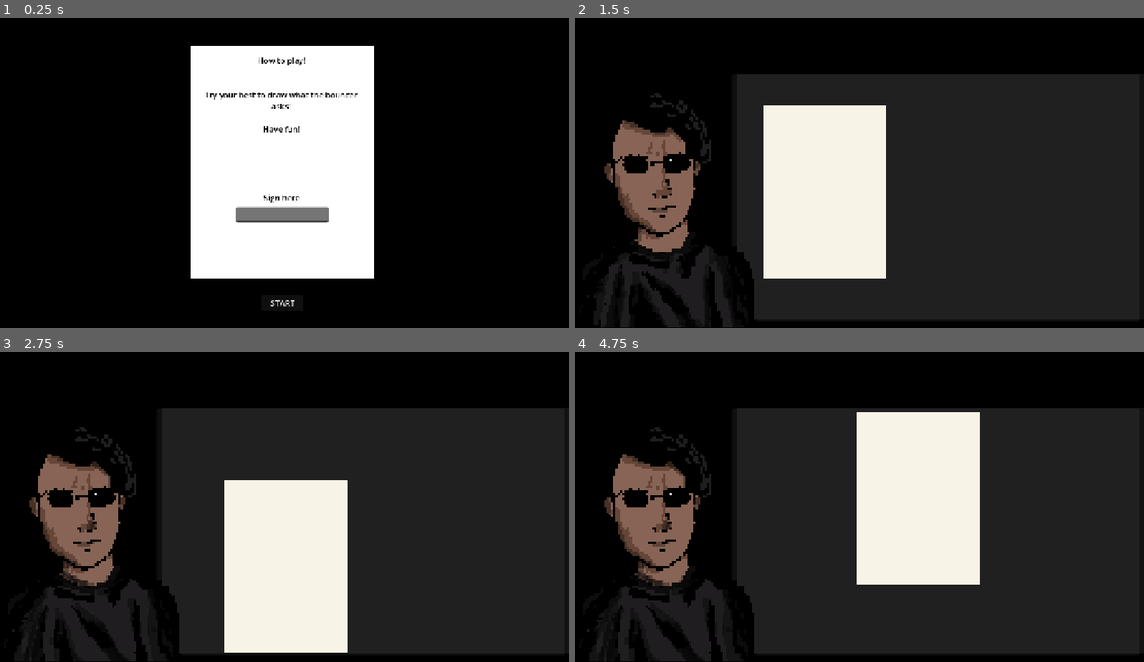
Above: before the commit, frames 1-4 (two rows, left to right).
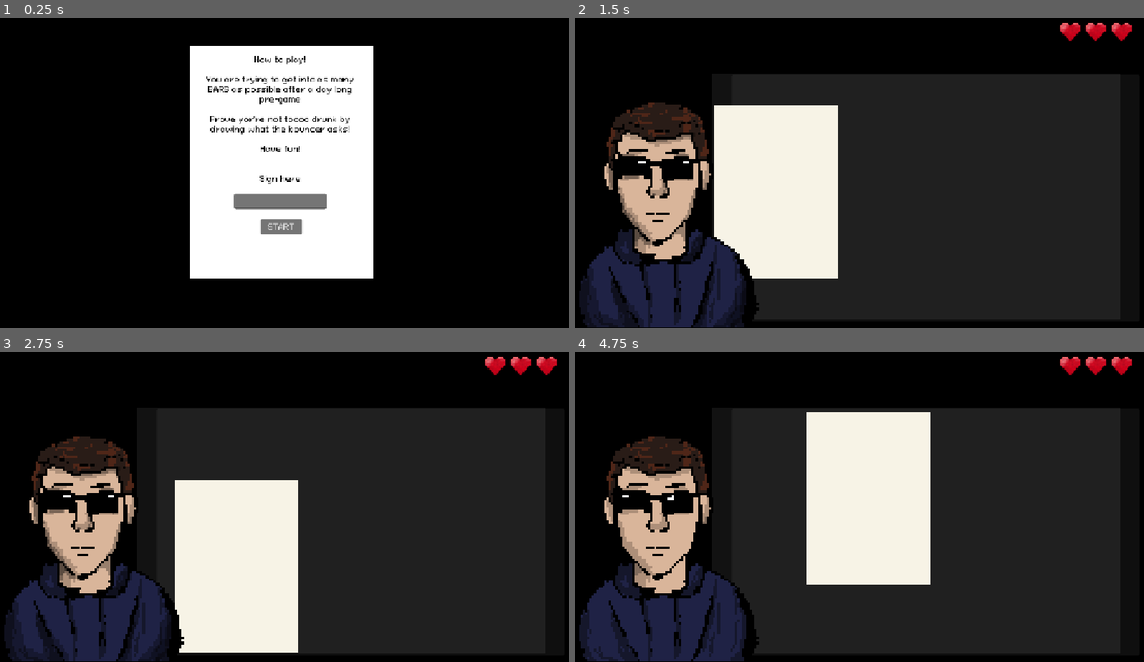
Above: after the commit, the same moments.

Repository: jyatch/bouncer-game
Game: Godot game, scene res://Scenes/HowToPlay.tscn
The game is run twice, just before and just after one commit, with the same random seed, the same clock (stepped at 60 frames per second) and the same inputs. This scene is started directly instead of the project's main scene.
Inputs (mouse positions are in pixels of both pictures, inside the frame that each line leads up to):
- Up to frame 1 (0.25 s): no input
- Up to frame 2 (1.5 s): click "START" at 0.5 s; tap Enter at 1.25 s; move the mouse to (984, 151) at 1.27 s; hold Up from 1.28 s (still down); tap Z at 1.35 s; click (984, 151) at 1.42 s
- Up to frame 3 (2.75 s): tap Space at 1.52, 2.27 s; move the mouse to (165, 516) at 2.02 s; release Up at 2.03 s; hold Down from 2.03 s (still down); tap C at 2.1 s
- Up to frame 4 (4.75 s): move the mouse to (916, 429) at 2.77 s; release Down at 2.78 s; hold Up 2.78-4.28 s; tap Enter at 2.85 s; move the mouse to (831, 565) at 3.52 s; tap Keypad Enter at 3.6 s; click (831, 565) at 3.67 s; tap Space at 3.77, 4.52 s; move the mouse to (1030, 550) at 4.27 s; hold Down from 4.28 s (still down); tap Z at 4.35 s

The runs differ from the first frame. In frame 1, 3.8% of the frame differs, in the area x 33-66%, y 9-94%; in frame 2, 21%; in frame 3, 22%; in frame 4, 23%, in the area x 0-98%, y 1-100%.

Commit message:
my cahnges

Diff:
--- a/Scenes/HowToPlay.tscn
+++ b/Scenes/HowToPlay.tscn
@@ -1,7 +1,8 @@
 [gd_scene format=3 uid="uid://c7iau3nky63kh"]
 
 [ext_resource type="Script" uid="uid://dtpdxblatirtv" path="res://Scripts/how_to_play.gd" id="1_wbcyv"]
-[ext_resource type="PackedScene" uid="uid://sebrajoc756" path="res://Scenes/Main.tscn" id="2_0mtfm"]
+[ext_resource type="PackedScene" uid="uid://co7sa2h6u5raj" path="res://Scenes/Main.tscn" id="2_0mtfm"]
+[ext_resource type="FontFile" uid="uid://blxtr3o4uc1kv" path="res://fonts/PixeloidSans-lxa3y.ttf" id="3_gmf7q"]
 
 [sub_resource type="CanvasTexture" id="CanvasTexture_yi6e2"]
 
@@ -10,6 +11,8 @@
 anchors_preset = 15
 anchor_right = 1.0
 anchor_bottom = 1.0
+offset_left = -2.0
+offset_right = -2.0
 grow_horizontal = 2
 grow_vertical = 2
 script = ExtResource("1_wbcyv")
@@ -47,15 +50,14 @@
 [node name="Rules" type="RichTextLabel" parent="TextureRect/MarginContainer" unique_id=1048854520]
 layout_mode = 2
 theme_override_colors/default_color = Color(0, 0, 0, 1)
+theme_override_fonts/normal_font = ExtResource("3_gmf7q")
 text = "How to play!
 
+You are trying to get into as many BARS as possible after a day long pre-game
 
-Try your best to draw what the bouncer asks!
+Prove yor're not toooo drunk by drawing what the bouncer asks!
 
 Have fun!
-
-
-
 
 
 Sign here
@@ -70,10 +72,10 @@
 anchor_top = 1.0
 anchor_right = 0.5
 anchor_bottom = 1.0
-offset_left = -93.0
-offset_top = -144.0
-offset_right = 93.0
-offset_bottom = -113.0
+offset_left = -95.0
+offset_top = -171.0
+offset_right = 91.0
+offset_bottom = -140.0
 grow_horizontal = 2
 grow_vertical = 0
 
@@ -85,11 +87,12 @@
 anchor_right = 0.5
 anchor_bottom = 1.0
 offset_left = -42.0
-offset_top = -66.0
+offset_top = -219.0
 offset_right = 42.0
-offset_bottom = -35.0
+offset_bottom = -188.0
 grow_horizontal = 2
 grow_vertical = 0
+theme_override_fonts/font = ExtResource("3_gmf7q")
 text = "START"
 
 [connection signal="pressed" from="StartButton" to="." method="_on_start_button_pressed"]
--- a/Scenes/Main.tscn
+++ b/Scenes/Main.tscn
@@ -1,11 +1,12 @@
-[gd_scene format=3 uid="uid://sebrajoc756"]
+[gd_scene format=3 uid="uid://co7sa2h6u5raj"]
 
-[ext_resource type="Script" uid="uid://0kick23rfihm" path="res://Scenes/main.gd" id="1_kln2b"]
+[ext_resource type="Script" uid="uid://0kick23rfihm" path="res://Scripts/main.gd" id="1_kln2b"]
 [ext_resource type="PackedScene" uid="uid://cpyxh3r4e84fb" path="res://Scenes/paper.tscn" id="1_r150o"]
 [ext_resource type="Texture2D" uid="uid://ewsjptiyfmt2" path="res://Images/aakash-sprite.png" id="2_idj7w"]
 [ext_resource type="Texture2D" uid="uid://0tqkfijumvvw" path="res://Images/jake-sprite.png" id="4_rgh2o"]
 [ext_resource type="Texture2D" uid="uid://bmtbstib5d5os" path="res://Images/text-bubble-pixilart.png" id="5_v1gob"]
 [ext_resource type="FontFile" uid="uid://blxtr3o4uc1kv" path="res://fonts/PixeloidSans-lxa3y.ttf" id="6_jw32o"]
+[ext_resource type="Texture2D" uid="uid://bhpjxysf2fg3t" path="res://Images/FreeHorrorUi.png" id="7_jw32o"]
 
 [sub_resource type="AtlasTexture" id="AtlasTexture_kln2b"]
 atlas = ExtResource("2_idj7w")
@@ -94,9 +95,9 @@
 
 [node name="TransBox" type="ColorRect" parent="Panel" unique_id=1787008851]
 layout_mode = 0
-offset_left = 9.0
+offset_left = -41.0
 offset_top = -3.0
-offset_right = 831.0
+offset_right = 781.0
 offset_bottom = 493.0
 color = Color(0.6480781, 0.64807814, 0.6480781, 0.10980392)
 
@@ -134,3 +135,24 @@
 theme_override_colors/font_outline_color = Color(0, 0, 0, 1)
 theme_override_fonts/font = ExtResource("6_jw32o")
 text = "blah blah blah"
+
+[node name="heart1" type="Sprite2D" parent="." unique_id=1843174411]
+position = Vector2(1106.172, 49.875)
+scale = Vector2(2.4408634, 2.7314816)
+texture = ExtResource("7_jw32o")
+region_enabled = true
+region_rect = Rect2(129.5, 97.75, 28.5, 27.5)
+
+[node name="heart2" type="Sprite2D" parent="." unique_id=553536392]
+position = Vector2(1054.1721, 49.875)
+scale = Vector2(2.4408634, 2.7314816)
+texture = ExtResource("7_jw32o")
+region_enabled = true
+region_rect = Rect2(129.5, 97.75, 28.5, 27.5)
+
+[node name="heart3" type="Sprite2D" parent="." unique_id=1590308282]
+position = Vector2(1003.1721, 49.875)
+scale = Vector2(2.4408634, 2.7314816)
+texture = ExtResource("7_jw32o")
+region_enabled = true
+region_rect = Rect2(129.5, 97.75, 28.5, 27.5)
--- a/Scenes/main.gd
+++ b/Scripts/main.gd
@@ -3,7 +3,7 @@
 
 # Called when the node enters the scene tree for the first time.
 func _ready() -> void:
-	$Bouncer.play("Aakash")
+	$Bouncer.play("Jake")
 	$SpeechBubble.hide()
 
 	pass # Replace with function body.
Binary file added: Images/FreeHorrorUi.png
Not shown, added: Images/FreeHorrorUi.png.import
Renamed: Scenes/main.gd.uid -> Scripts/main.gd.uid
